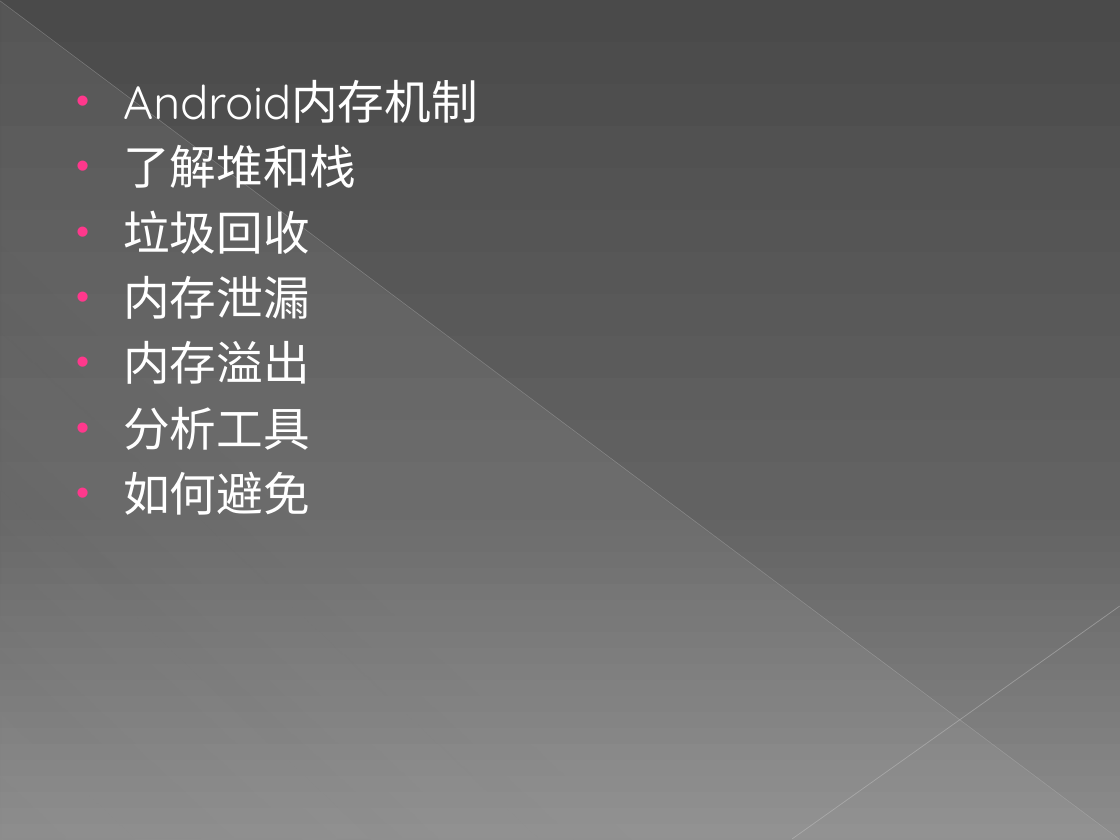
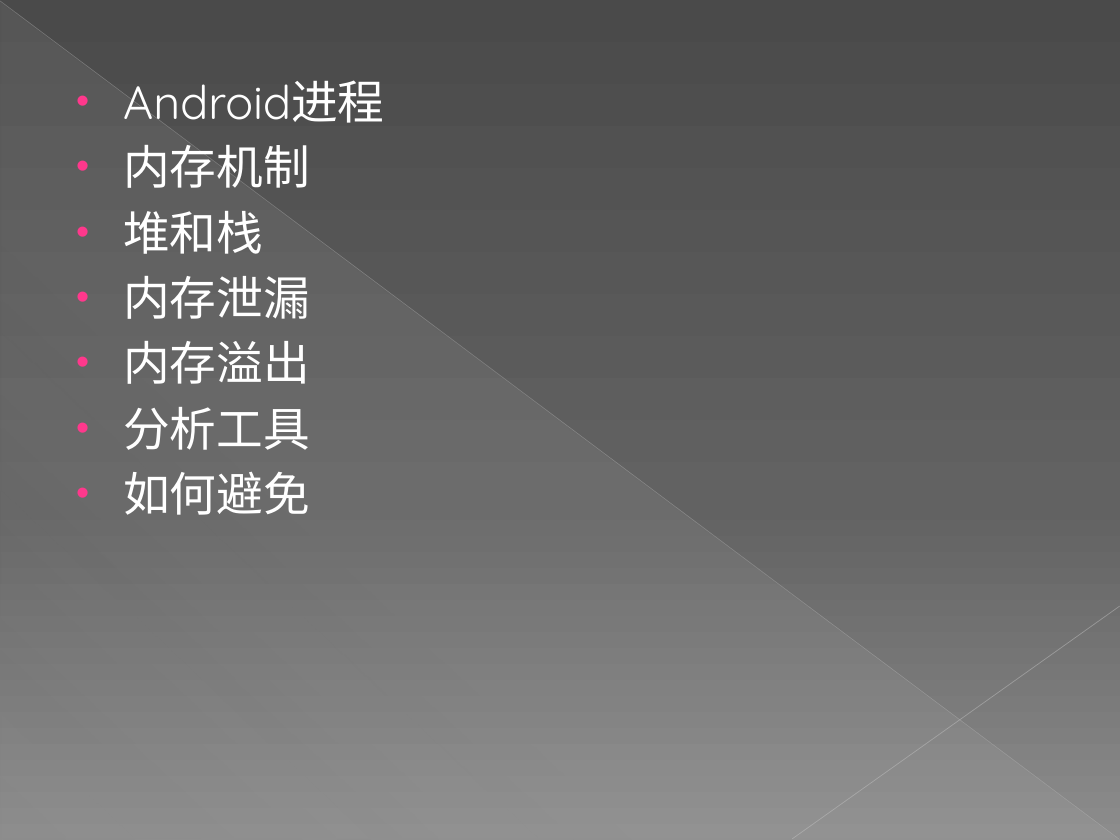
Before and after one commit to Horizonxy/mango, a slide deck: slide 2 of Android内存分析.ppt. Drawn at 1120x840 pixels with LibreOffice and Linux fonts; fonts in the diff are those of the drawing. Boxes give left, top, right and bottom in pixels: in the first picture for what was removed or moved away, otherwise in the second. Text is boxed around its words. In the diff, an @@ line names an element or a change of style, - is before the commit and + after.

```diff
--- a/Android内存分析.ppt
+++ b/Android内存分析.ppt
@@ text at [123, 80, 384, 254]: text changed @@
-• Android内存机制
-• 了解堆和栈
-• 垃圾回收
+• Android进程
+• 内存机制
+• 堆和栈
```
Also in this commit, not shown: 3 slides added, 1 slide removed.
